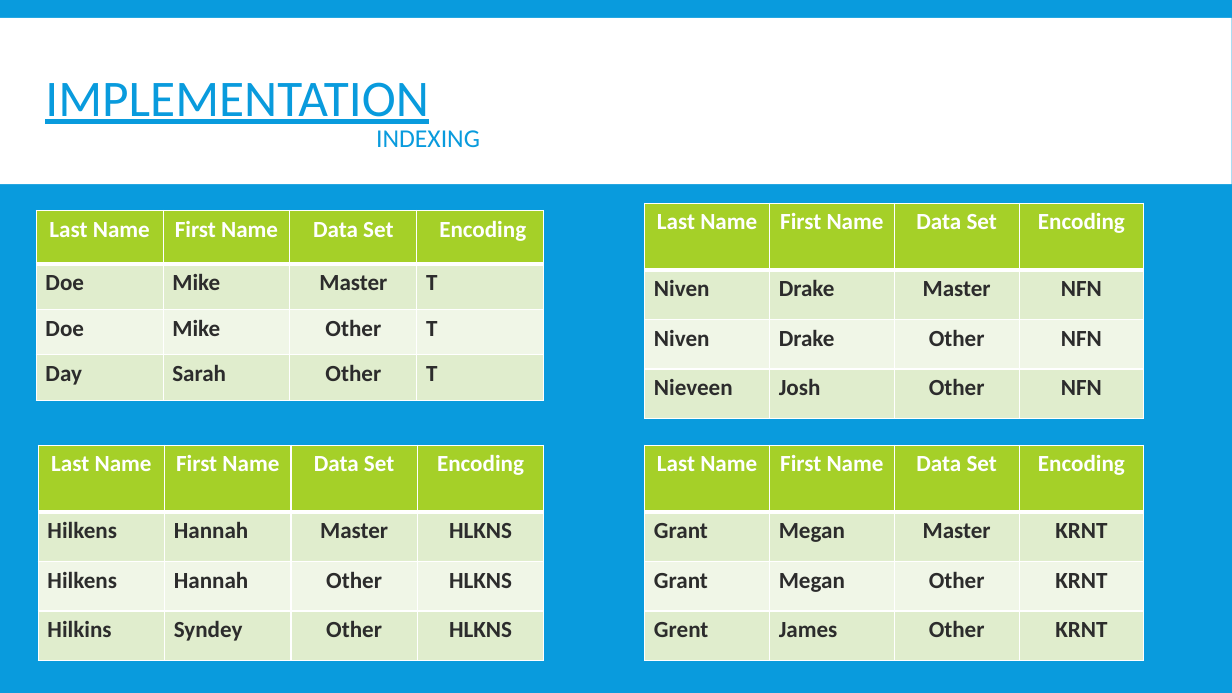
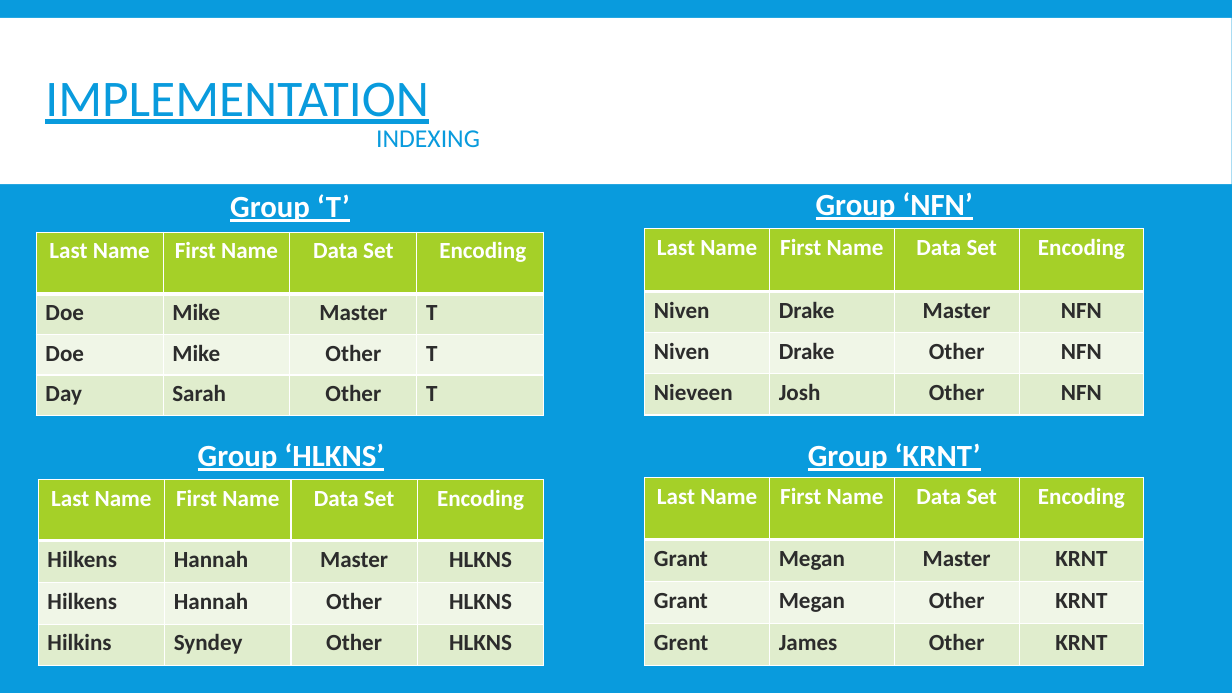
Before and after one commit to OryGregS/SeniorProject, a slide deck: slide 16 of docs/other/FuzzyRecordLinkage.pptx. Drawn at 1232x693 pixels with LibreOffice and Linux fonts; fonts in the diff are those of the drawing. Boxes give left, top, right and bottom in pixels: in the first picture for what was removed or moved away, otherwise in the second. Text is boxed around its words. In the diff, an @@ line names an element or a change of style, - is before the commit and + after.

```diff
--- a/docs/other/FuzzyRecordLinkage.pptx
+++ b/docs/other/FuzzyRecordLinkage.pptx
@@ text added at <box>230,194,350,222</box>, 24 pt, text #FFFFFF, bold, underline @@
+Group ‘T’
@@ text added at <box>816,192,972,220</box>, 24 pt, text #FFFFFF, bold, underline @@
+Group ‘NFN’
@@ table: place and size @@
-table at <box>36,211,543,542</box>
+table at <box>36,232,543,419</box>
@@ table: place and size @@
-table at <box>645,203,1144,419</box>
+table at <box>645,228,1144,417</box>
@@ text added at <box>198,443,384,471</box>, 24 pt, text #FFFFFF, bold, underline @@
+Group ‘HLKNS’
@@ text added at <box>808,443,981,471</box>, 24 pt, text #FFFFFF, bold, underline @@
+Group ‘KRNT’
@@ table: place and size @@
-table at <box>645,445,1144,661</box>
+table at <box>645,478,1144,669</box>
@@ table: place and size @@
-table at <box>38,445,544,661</box>
+table at <box>38,480,544,670</box>
```
Also in this commit, not shown: 11 other slides changed, 2 other files.
